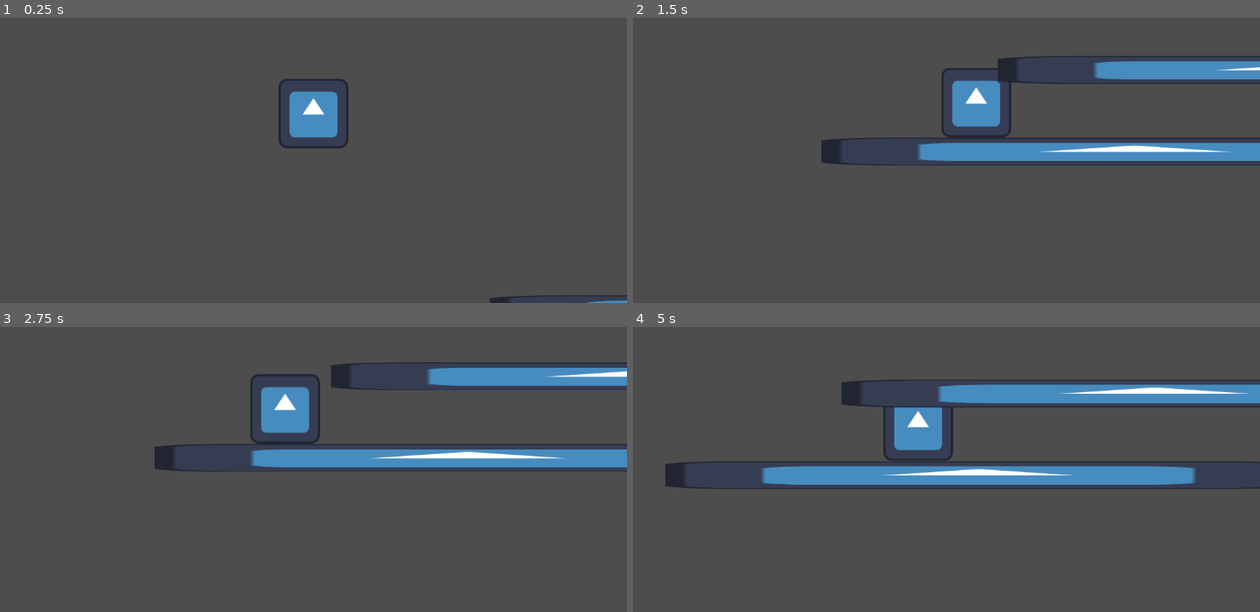
Above: before the commit, frames 1-4 (two rows, left to right).
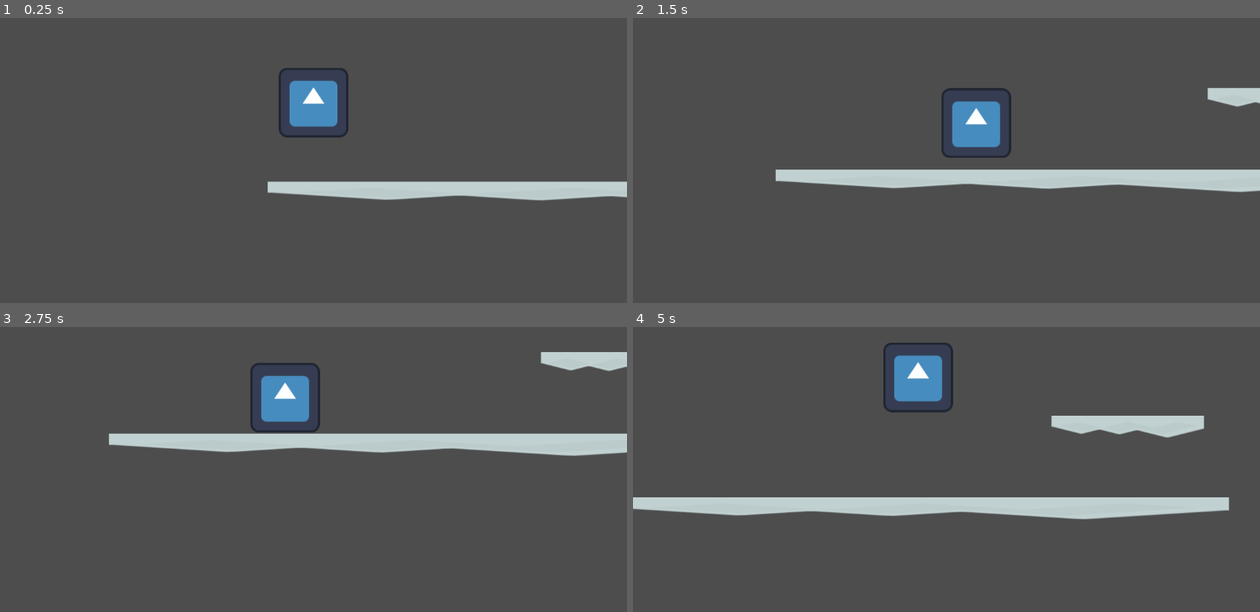
Above: after the commit, the same moments.

Repository: VladimirZHC/ashen-veil
Game: Godot game, scene res://world.tscn
The game is run twice, just before and just after one commit, with the same random seed, the same clock (stepped at 60 frames per second) and the same inputs. The engine's default icon, where the game draws it, is replaced by a stand-in: a white triangle on a blue panel in a dark square.
Inputs:
- Up to frame 1 (0.25 s): no input
- Up to frame 2 (1.5 s): tap Enter (ui_accept) at 0.5, 0.77 s; hold Right (ui_right) from 0.53 s (still down)
- Up to frame 3 (2.75 s): tap Enter (ui_accept) at 1.52 s; release Right (ui_right) at 2.03 s; hold Left (ui_left) from 2.03 s (still down)
- Up to frame 4 (5 s): release Left (ui_left) at 2.78 s; hold Right (ui_right) 2.78-4.28 s; tap Enter (ui_accept) at 3.02, 3.77, 4.52 s; hold Left (ui_left) from 4.28 s (still down)

The runs differ from the first frame. In frame 1, 4.7% of the frame differs, in the area x 42-100%, y 17-100%; in frame 2, 13%; in frame 3, 13%; in frame 4, 20%, in the area x 0-100%, y 5-68%.

Commit message:
add assets

Diff:
--- a/player.tscn
+++ b/player.tscn
@@ -9,7 +9,7 @@
 script = ExtResource("1_onrkg")
 
 [node name="Sprite2D" type="Sprite2D" parent="." unique_id=1529154003]
-position = Vector2(0, -50)
+position = Vector2(0, -70)
 texture = ExtResource("1_4flbx")
 
 [node name="CollisionShape2D" type="CollisionShape2D" parent="." unique_id=207970333]
--- a/world.tscn
+++ b/world.tscn
@@ -1,31 +1,36 @@
 [gd_scene format=3 uid="uid://b4uta6dq78i4m"]
 
 [ext_resource type="PackedScene" uid="uid://bt0k4f1ivwyv4" path="res://player.tscn" id="1_f3sb7"]
-[ext_resource type="Texture2D" uid="uid://df2xye4dlhas0" path="res://icon.svg" id="2_fj7yv"]
+[ext_resource type="Texture2D" uid="uid://d0vp4aaujifu8" path="res://assets/tiles/stoneCaveTop.png" id="2_tlwt5"]
+
+[sub_resource type="RectangleShape2D" id="RectangleShape2D_tlwt5"]
+size = Vector2(1120, 32)
 
 [sub_resource type="RectangleShape2D" id="RectangleShape2D_fj7yv"]
-size = Vector2(1152, 50)
+size = Vector2(280, 32)
 
 [node name="World" type="Node2D" unique_id=167490293]
 
 [node name="Player" parent="." unique_id=814151202 instance=ExtResource("1_f3sb7")]
+position = Vector2(100, 400)
 
 [node name="Ground" type="StaticBody2D" parent="." unique_id=258404620]
-position = Vector2(576, 500)
+position = Vector2(576, 550)
 
 [node name="CollisionShape2D" type="CollisionShape2D" parent="Ground" unique_id=1849773038]
-shape = SubResource("RectangleShape2D_fj7yv")
+shape = SubResource("RectangleShape2D_tlwt5")
 
 [node name="Sprite2D" type="Sprite2D" parent="Ground" unique_id=1500943668]
-scale = Vector2(9, 0.4)
-texture = ExtResource("2_fj7yv")
+scale = Vector2(16, 1)
+texture = ExtResource("2_tlwt5")
+region_rect = Rect2(16, 1, 0, 0)
 
 [node name="Ground2" type="StaticBody2D" parent="." unique_id=1753961916]
-position = Vector2(900, 350)
+position = Vector2(950, 400)
 
 [node name="CollisionShape2D" type="CollisionShape2D" parent="Ground2" unique_id=709713761]
 shape = SubResource("RectangleShape2D_fj7yv")
 
 [node name="Sprite2D" type="Sprite2D" parent="Ground2" unique_id=1137980892]
-scale = Vector2(9, 0.4)
-texture = ExtResource("2_fj7yv")
+scale = Vector2(4, 1)
+texture = ExtResource("2_tlwt5")
Binary file added: assets/tiles/stoneCaveBL.png
Not shown, added: assets/tiles/stoneCaveBL.png.import
Binary file added: assets/tiles/stoneCaveBR.png
Not shown, added: assets/tiles/stoneCaveBR.png.import
Binary file added: assets/tiles/stoneCaveBottom.png
Not shown, added: assets/tiles/stoneCaveBottom.png.import
Binary file added: assets/tiles/stoneCaveTop.png
Not shown, added: assets/tiles/stoneCaveTop.png.import
Binary file added: assets/tiles/stoneCaveUL.png
Not shown, added: assets/tiles/stoneCaveUL.png.import
Binary file added: assets/tiles/stoneCaveUR.png
Not shown, added: assets/tiles/stoneCaveUR.png.import
